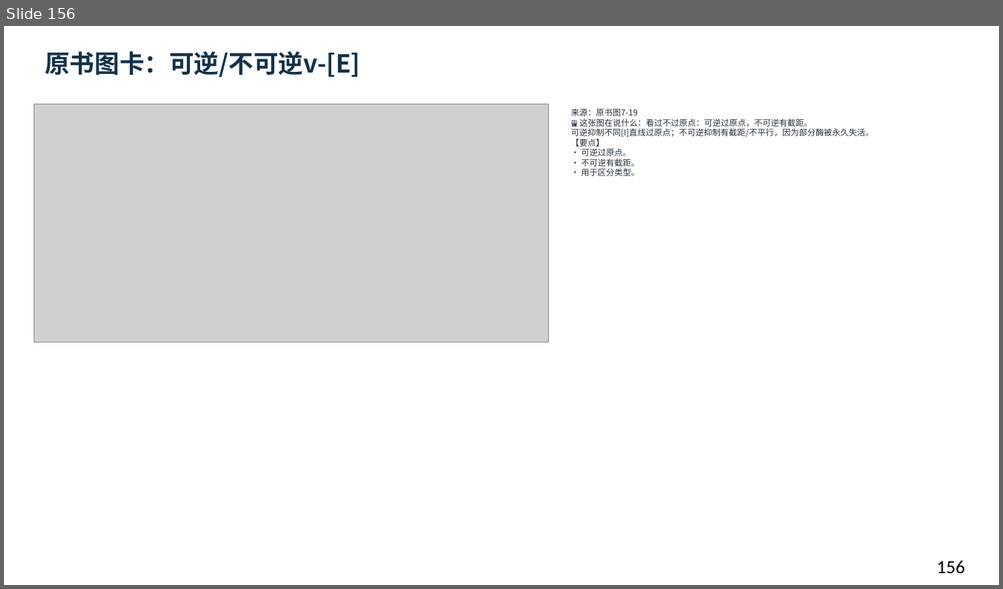
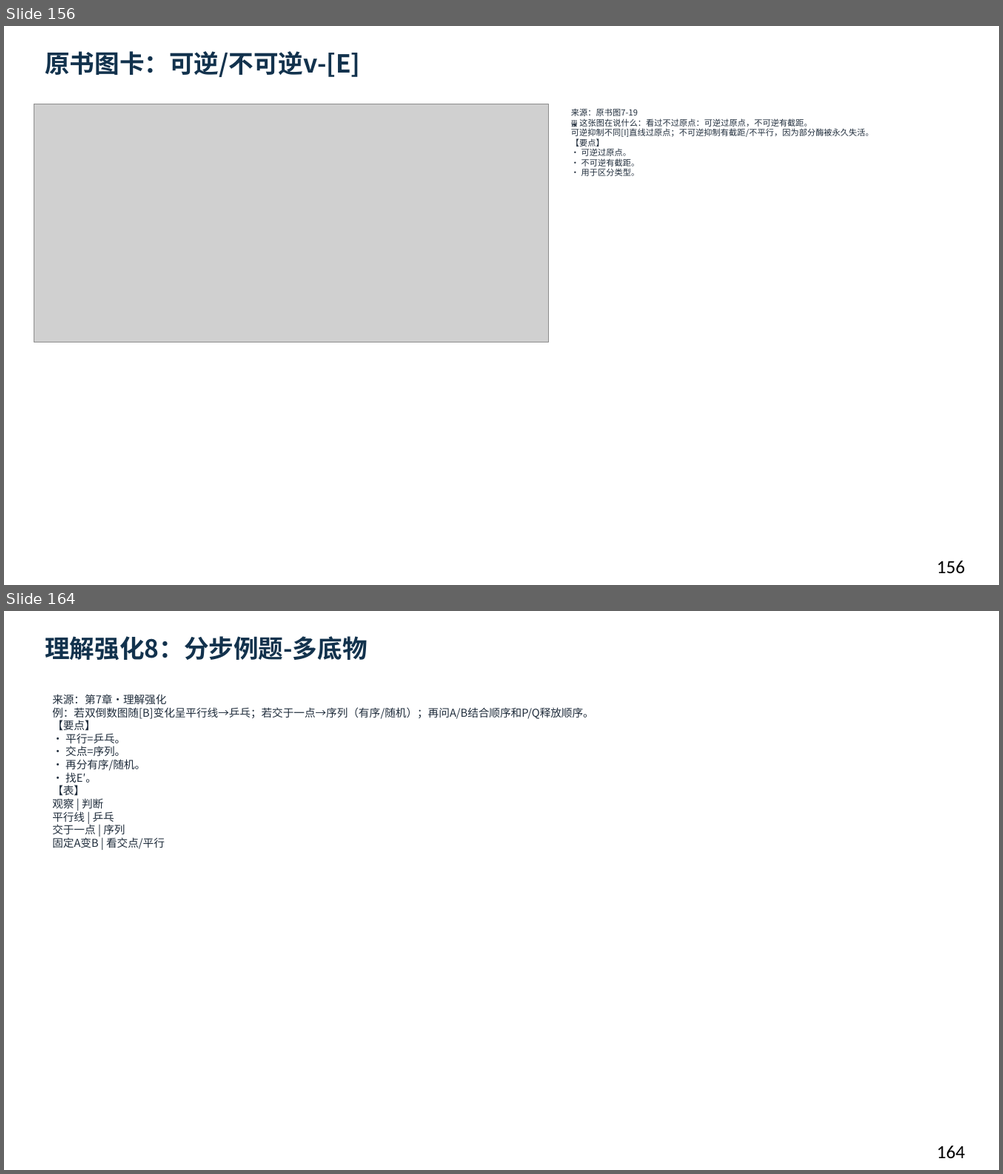
Before and after one commit to newkan-li/Biochemistry, a slide deck: downloads/bc07-ai-style.pptx. Shown one above the other, each under a label of ours: slide 156 before the commit, slides 156 and 164 after it; the slides between them are not shown. The pictures are 1003x589 and 1003x1174 pixels, drawn with LibreOffice and Linux fonts; fonts in the diff are those of the drawing; grey boxes stand for pictures. Boxes give left, top, right and bottom in pixels: in the first picture for what was removed or moved away, otherwise in the second. Text is boxed around its words. In the diff, an @@ line names an element or a change of style, - is before the commit and + after.

```diff
--- a/downloads/bc07-ai-style.pptx
+++ b/downloads/bc07-ai-style.pptx
@@ slide 164 added at (4,611,999,1170), background #FFFFFF @@
@@ text added at (45,636,367,661), 24 pt, text #12324D, bold @@
+理解强化8：分步例题-多底物
@@ text added at (52,694,594,849), 10.5 pt, text #202D3C @@
+来源：第7章·理解强化
+例：若双倒数图随[B]变化呈平行线→乒乓；若交于一点→序列（有序/随机）；再问A/B结合顺序和P/Q释放顺序。
+【要点】
+• 平行=乒乓。
+• 交点=序列。
+• 再分有序/随机。
+• 找E′。
+【表】
+观察 | 判断
+平行线 | 乒乓
+交于一点 | 序列
+固定A变B | 看交点/平行
@@ text added at (936,1146,965,1159), 18 pt, text #000000 @@
+164
```
Also in this commit, not shown: 1 slide changed, 7 other slides added, 6 other files.
